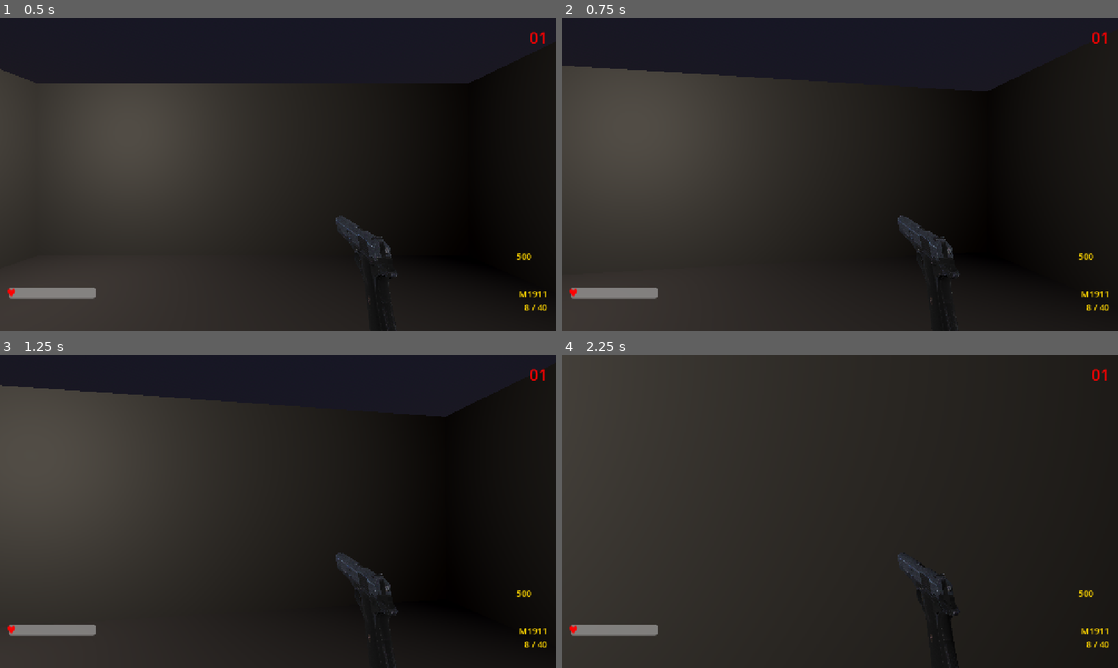
Above: before the commit, frames 1-4 (two rows, left to right).
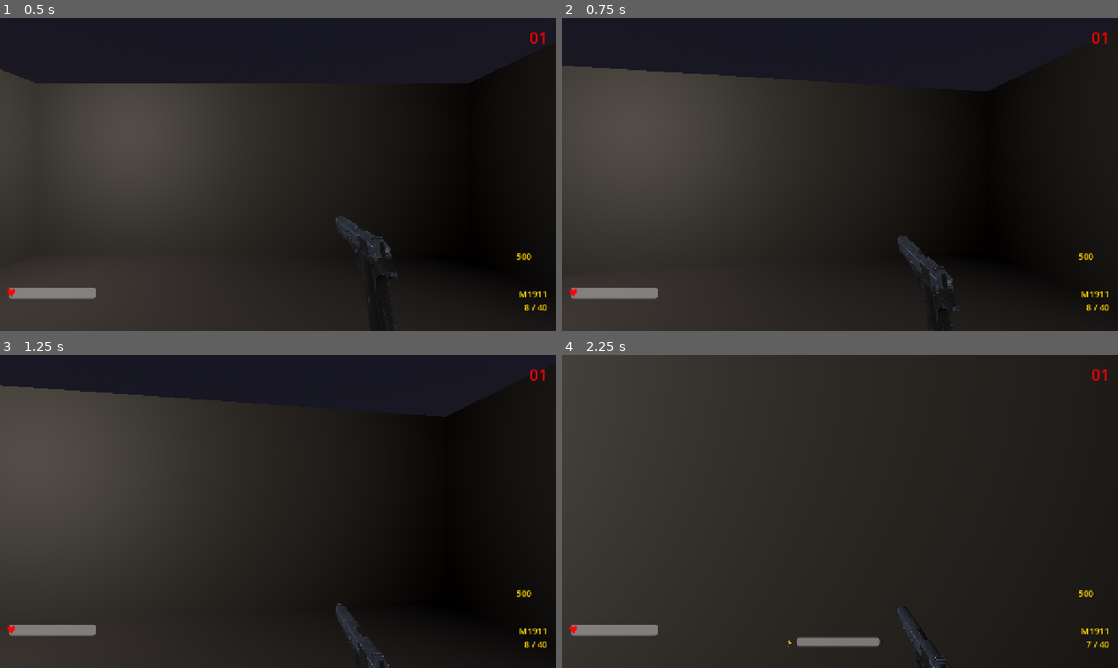
Above: after the commit, the same moments.

Repository: MisterrTurtle209/turtle-zombies-godot
Game: Godot game, scene res://scenes/Main.tscn
Same seed, same stepped clock (60 frames per second), same inputs: the game is played once before the commit and once after it.
Inputs (mouse positions are in pixels of both pictures, inside the frame that each line leads up to):
- Up to frame 1 (0.5 s): no input
- Up to frame 2 (0.75 s): tap Enter at 0.5 s; move the mouse to (867, 174) at 0.52 s; hold W (move_forward) from 0.53 s (still down); hold C (crouch) from 0.53 s (still down)
- Up to frame 3 (1.25 s): keep holding W (move_forward); keep holding C (crouch)
- Up to frame 4 (2.25 s): keep holding W (move_forward); move the mouse to (812, 511) at 1.27 s; release C (crouch) at 1.28 s; click (812, 511) at 1.35 s; move the mouse to (851, 505) at 2.02 s; hold Shift (sprint) from 2.03 s (still down)

Frame 1 is identical in both runs. In frame 2, 1.0% of the frame differs, in the area x 60-72%, y 63-100%; in frame 3, 1.0%; in frame 4, 1.0%.

Commit message:
fix: restore ammo counter with robust HUD fallback + revise weapon sway to use translational drift (no more bearing/pivot swing)
- Player: Added relative '../HUD' fallback after the export so ammo updates and stamina always work (regression from Phase 1 export change). Moved initial update after guarantee of valid hud.
- Weapon: Completely revised _update_weapon_bob_and_sway. Look sway is now primarily translational (position offset in local space) with only light rotational inertia. This eliminates the 'on a bearing' arc when pitching the camera. Added detailed comments.
- Note: weapon_sway_amount / speed values in the M1911 scene will likely need retuning (previously compensated for rotation-only sway).

Diff:
--- a/turtle-zombies-godot/scripts/Player.gd
+++ b/turtle-zombies-godot/scripts/Player.gd
@@ -59,11 +59,18 @@
 		current_weapon = weapon
 		weapon.ammo_changed.connect(_on_weapon_ammo_changed)
 		weapon.owning_player = self   # Clean reference for bob/sway (avoids parent walking)
-		# Initial HUD update
+
+	# Robust HUD reference (fixes regression from export-only approach).
+	# Prefer the scene-set export, fall back to relative sibling so the counter always works.
+	if not is_instance_valid(hud):
+		hud = get_node_or_null("../HUD") as Control
+
+	if not is_instance_valid(hud):
+		push_warning("Player HUD reference not set (assign the HUD node to the exported 'hud' property on the Player instance in Main.tscn)")
+
+	# Initial ammo display (must happen after we guarantee we have a valid hud)
+	if weapon and is_instance_valid(hud):
 		_on_weapon_ammo_changed(weapon.current_ammo, weapon.reserve_ammo, weapon.weapon_name)
-
-	if not hud:
-		push_warning("Player HUD reference not set (assign the HUD node to the exported 'Hud' property on the Player instance in Main.tscn)")
 
 func _input(event):
 	if event is InputEventMouseMotion and Input.get_mouse_mode() == Input.MOUSE_MODE_CAPTURED:
--- a/turtle-zombies-godot/scripts/Weapon.gd
+++ b/turtle-zombies-godot/scripts/Weapon.gd
@@ -335,19 +335,43 @@
 		bob_time += delta * weapon_bob_speed
 		bob_offset = sin(bob_time) * weapon_bob_amount * clamp(speed / 3.5, 0.3, 1.0)
 
-	# === SWAY (clean system - works with recoil) ===
-	# Target based on camera rotation
-	var target_sway_x = -main_camera.rotation.x * weapon_sway_amount * 2.2   # Up/Down
-	var target_sway_y = -main_camera.rotation.y * weapon_sway_amount * 1.6   # Left/Right
-
-	# Lerp toward target (this is the "following" feel)
+	# === SWAY (revised for typical FPS behavior) ===
+	# The previous version applied look sway *only* as heavy rotation on the weapon node.
+	# Because the pistol model's origin is near the rear/grip, this made the barrel swing
+	# in an arc ("on a bearing") when pitching the camera up/down.
+	#
+	# Typical FPS sway uses:
+	#   - Primary *translational* offset (the whole gun drifts in your view as you look around).
+	#   - A much smaller amount of rotational "inertia/weight" for polish.
+	# This feels more natural and keeps the muzzle from pivoting unnaturally.
+
+	var target_sway_x = -main_camera.rotation.x * weapon_sway_amount * 2.2   # Pitch (up/down)
+	var target_sway_y = -main_camera.rotation.y * weapon_sway_amount * 1.6   # Yaw (left/right)
+
+	# Lerp toward target (the "gun lags behind your view" inertia)
 	sway_offset.x = lerp(sway_offset.x, target_sway_x, delta * weapon_sway_speed)
 	sway_offset.y = lerp(sway_offset.y, target_sway_y, delta * weapon_sway_speed)
 
-	# Apply additive (doesn't fight with recoil)
-	position = original_weapon_position + Vector3(0, bob_offset, 0)
-	rotation_degrees.x = original_weapon_rotation.x + sway_offset.x * 50
-	rotation_degrees.y = original_weapon_rotation.y + sway_offset.y * 45
+	# --- Translational sway (main effect for natural FPS look) ---
+	# The weapon shifts in local space so it "floats" relative to the camera when you turn your head.
+	var look_sway_pos = Vector3(
+		sway_offset.y * 35.0,   # Horizontal drift from yaw
+		sway_offset.x * 28.0,   # Vertical drift from pitch
+		0.0
+	)
+
+	# --- Small rotational sway (adds "weight" without the hinge/pivot feel) ---
+	# Multipliers are deliberately much lower than the old *50/*45.
+	var look_sway_rot = Vector3(
+		sway_offset.x * 10.0,
+		sway_offset.y * 8.0,
+		0.0
+	)
+
+	# Apply (bob is vertical only; look sway is now mostly translation)
+	position = original_weapon_position + Vector3(0, bob_offset, 0) + look_sway_pos
+	rotation_degrees.x = original_weapon_rotation.x + look_sway_rot.x
+	rotation_degrees.y = original_weapon_rotation.y + look_sway_rot.y
 
 
 # =============================================================================
